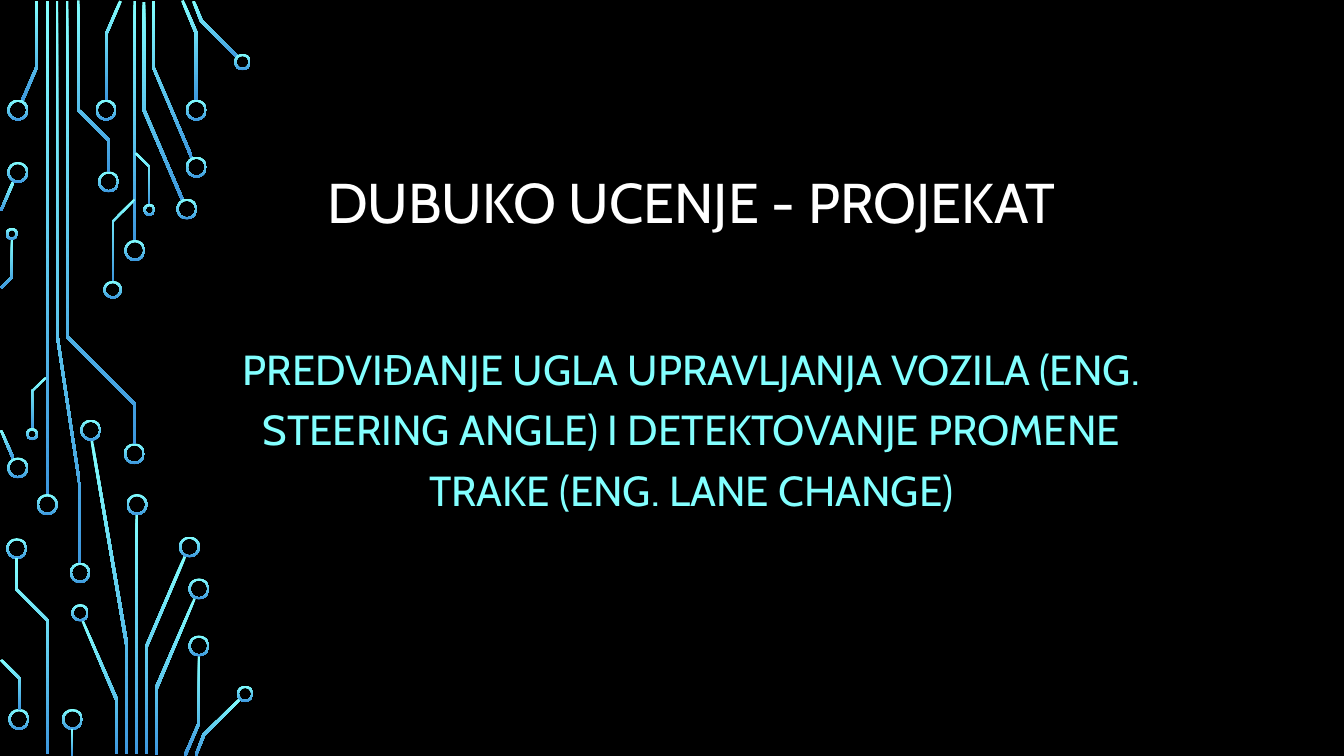
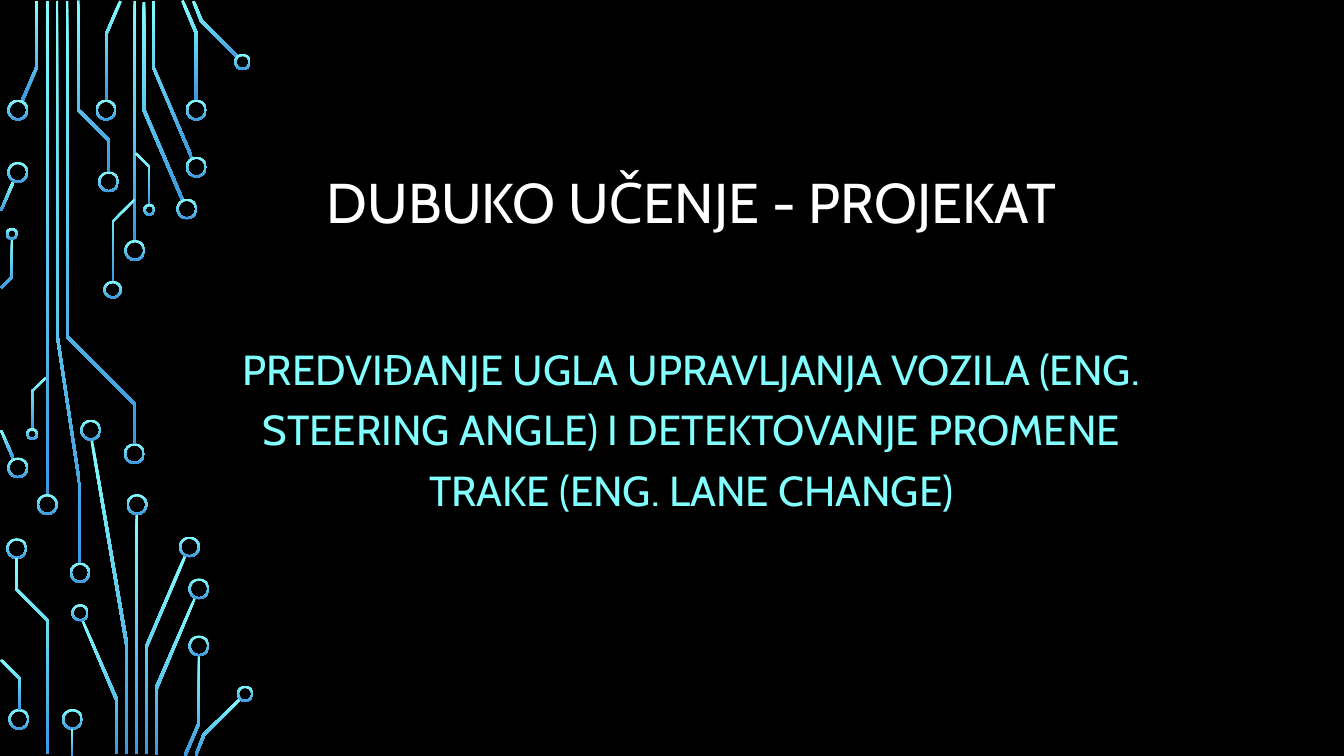
Before and after one commit to jglintic/duboko_ucenje, a slide deck: slide 1 of dubuko_ucenje_projekat_ppt.pptx. Drawn at 1344x756 pixels with LibreOffice and Linux fonts; fonts in the diff are those of the drawing; background and template pictures are left out. Boxes give left, top, right and bottom in pixels: in the first picture for what was removed or moved away, otherwise in the second. Text is boxed around its words. In the diff, an @@ line names an element or a change of style, - is before the commit and + after.

```diff
--- a/dubuko_ucenje_projekat_ppt.pptx
+++ b/dubuko_ucenje_projekat_ppt.pptx
@@ title at box(327, 176, 1055, 233): text changed @@
-DUBUKO UCENJE - PROJEKAT
+DUBUKO UČENJE - PROJEKAT
```
Also in this commit, not shown: 13 other slides changed, 1 slide added, 1 slide removed.
